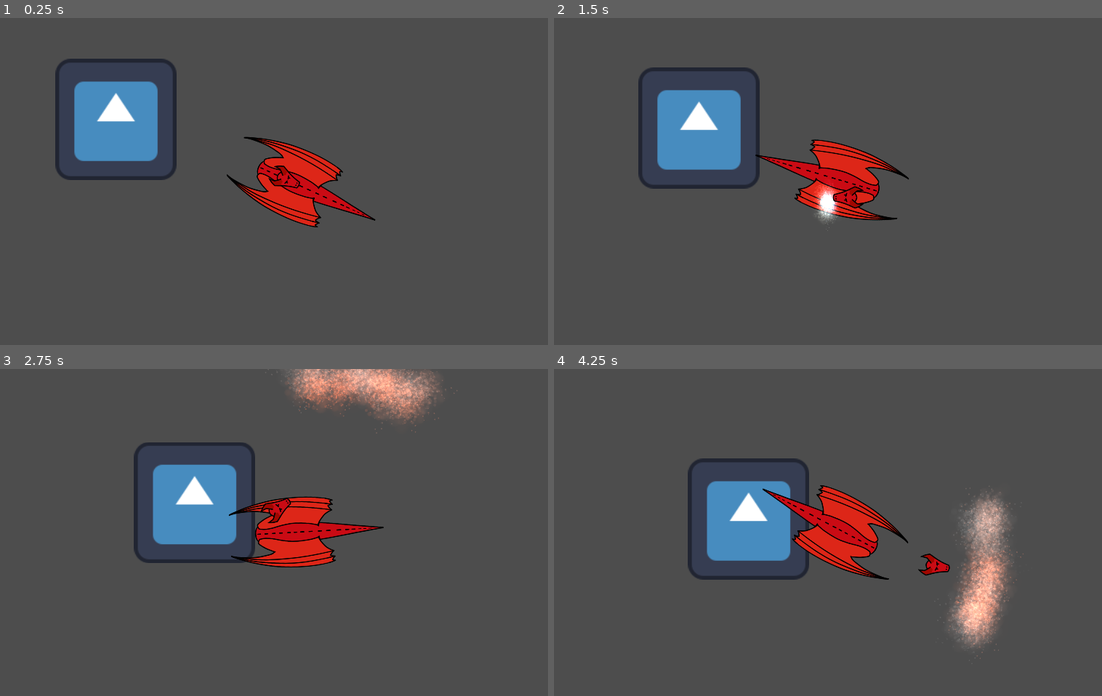
Above: before the commit, frames 1-4 (two rows, left to right).
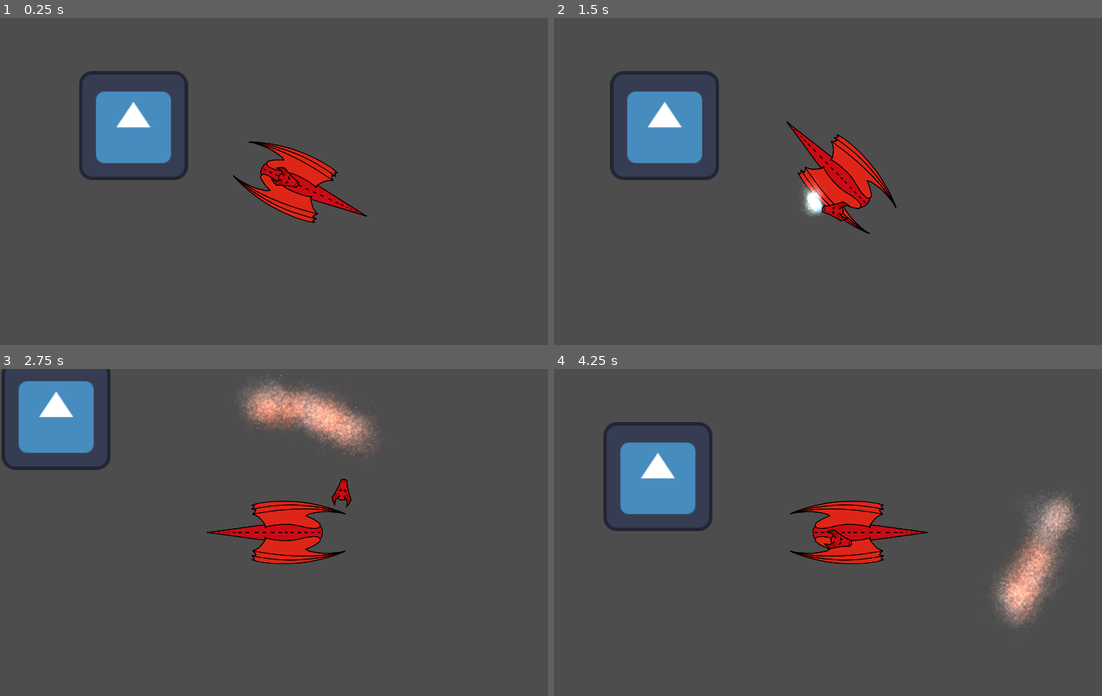
Above: after the commit, the same moments.

Repository: GiantBlargg/DragonHoard
Game: Godot game, scene res://Levels/Level.tscn
Same seed, same stepped clock (60 frames per second), same inputs: the game is played once before the commit and once after it. The engine's default icon, where the game draws it, is replaced by a stand-in: a white triangle on a blue panel in a dark square.
Inputs (mouse positions are in pixels of both pictures, inside the frame that each line leads up to):
- Up to frame 1 (0.25 s): no input
- Up to frame 2 (1.5 s): tap Enter at 0.5 s; move the mouse to (970, 165) at 0.52 s; hold D (Right) 0.53-1.28 s; click (970, 165) at 0.6 s; move the mouse to (729, 197) at 1.27 s; hold S (Down) from 1.28 s (still down); click (729, 197) at 1.35 s
- Up to frame 3 (2.75 s): move the mouse to (350, 460) at 2.02 s; release S (Down) at 2.03 s; hold D (Right) from 2.03 s (still down); click (350, 460) at 2.1 s
- Up to frame 4 (4.25 s): move the mouse to (817, 597) at 2.77 s; release D (Right) at 2.78 s; hold W (Up) 2.78-3.53 s; click (817, 597) at 2.85 s; move the mouse to (1019, 581) at 3.52 s; hold A (Left) from 3.53 s (still down); click (1019, 581) at 3.6 s

The runs differ from the first frame. In frame 1, 5.3% of the frame differs, in the area x 10-69%, y 12-64%; in frame 2, 7.9%; in frame 3, 16%; in frame 4, 17%, in the area x 9-97%, y 16-89%.

Commit message:
Tank and Arcade together at last

Diff:
--- a/Dragon/DragonBody.gd
+++ b/Dragon/DragonBody.gd
@@ -3,7 +3,6 @@
 @export var speed: float = 500
 @export var turn_speed:float = PI
 @export_range(0, 180, 0.1, "radians") var forward_limit: float = PI/4
-@export var tank_controls = true
 
 # Get the gravity from the project settings to be synced with RigidBody nodes.
 var gravity = ProjectSettings.get_setting("physics/2d/default_gravity")
@@ -12,30 +11,22 @@
 func _physics_process(delta):
 
 	var max_turn = turn_speed * delta
+	var turn: float = 0
+	var move: Vector2 = Vector2(0,0)
 
-	var in_direction = Vector2(Input.get_axis("Left", "Right"),Input.get_axis("Up", "Down"))
+	# Tank Controls
+	turn += Input.get_axis("Turn_Left","Turn_Right") * max_turn
+	move += transform.basis_xform(Vector2.DOWN) * Input.get_axis("Forward","Back") * speed
 
-	if tank_controls:
-		rotate(in_direction.x * max_turn)
+	# Arcade Controls
+	var input_direction = Vector2(Input.get_axis("Left", "Right"),Input.get_axis("Up", "Down")).limit_length()
+	if(input_direction.length_squared() > 0):
+		var target_rot: float = Vector2.UP.angle_to(input_direction)
+		turn += target_rot - rotation
+		turn = fposmod(turn + PI, 2*PI)-PI
+		if(abs(turn)-max_turn < forward_limit):
+			move += input_direction
 
-		velocity = transform.basis_xform(Vector2.DOWN)*in_direction.y*speed
-
-	else:
-		var direction = in_direction.limit_length()
-
-		var moving = false
-
-		if(direction.length_squared() > 0):
-			var target_rot: float = Vector2.UP.angle_to(direction)
-			var turn: float = target_rot - rotation
-			turn = fposmod(turn + PI, 2*PI)-PI
-			rotate(clampf(turn,-max_turn,max_turn))
-			if(abs(turn)-max_turn < forward_limit):
-				moving = true
-
-		if moving:
-			velocity = direction * speed
-		else:
-			velocity = Vector2(0,0)
-
+	rotate(clampf(turn,-max_turn,max_turn))
+	velocity = move.limit_length() * speed
 	move_and_slide()
--- a/project.godot
+++ b/project.godot
@@ -17,10 +17,11 @@
 
 [display]
 
-window/size/viewport_width=1920
-window/size/viewport_height=1080
+window/size/viewport_width=1280
+window/size/viewport_height=720
 window/stretch/mode="canvas_items"
 window/stretch/aspect="expand"
+window/stretch/scale=0.6
 
 [input]
 
@@ -52,6 +53,7 @@
 "deadzone": 0.5,
 "events": [Object(InputEventKey,"resource_local_to_scene":false,"resource_name":"","device":-1,"window_id":0,"alt_pressed":false,"shift_pressed":false,"ctrl_pressed":false,"meta_pressed":false,"pressed":false,"keycode":0,"physical_keycode":69,"key_label":0,"unicode":101,"echo":false,"script":null)
 , Object(InputEventJoypadMotion,"resource_local_to_scene":false,"resource_name":"","device":-1,"axis":4,"axis_value":1.0,"script":null)
+, Object(InputEventKey,"resource_local_to_scene":false,"resource_name":"","device":-1,"window_id":0,"alt_pressed":false,"shift_pressed":false,"ctrl_pressed":false,"meta_pressed":false,"pressed":false,"keycode":0,"physical_keycode":89,"key_label":0,"unicode":121,"echo":false,"script":null)
 ]
 }
 Fire={
@@ -60,3 +62,23 @@
 , Object(InputEventJoypadMotion,"resource_local_to_scene":false,"resource_name":"","device":-1,"axis":5,"axis_value":1.0,"script":null)
 ]
 }
+Forward={
+"deadzone": 0.1,
+"events": [Object(InputEventKey,"resource_local_to_scene":false,"resource_name":"","device":-1,"window_id":0,"alt_pressed":false,"shift_pressed":false,"ctrl_pressed":false,"meta_pressed":false,"pressed":false,"keycode":0,"physical_keycode":84,"key_label":0,"unicode":116,"echo":false,"script":null)
+]
+}
+Back={
+"deadzone": 0.1,
+"events": [Object(InputEventKey,"resource_local_to_scene":false,"resource_name":"","device":-1,"window_id":0,"alt_pressed":false,"shift_pressed":false,"ctrl_pressed":false,"meta_pressed":false,"pressed":false,"keycode":0,"physical_keycode":71,"key_label":0,"unicode":103,"echo":false,"script":null)
+]
+}
+Turn_Left={
+"deadzone": 0.1,
+"events": [Object(InputEventKey,"resource_local_to_scene":false,"resource_name":"","device":-1,"window_id":0,"alt_pressed":false,"shift_pressed":false,"ctrl_pressed":false,"meta_pressed":false,"pressed":false,"keycode":0,"physical_keycode":70,"key_label":0,"unicode":102,"echo":false,"script":null)
+]
+}
+Turn_Right={
+"deadzone": 0.1,
+"events": [Object(InputEventKey,"resource_local_to_scene":false,"resource_name":"","device":-1,"window_id":0,"alt_pressed":false,"shift_pressed":false,"ctrl_pressed":false,"meta_pressed":false,"pressed":false,"keycode":0,"physical_keycode":72,"key_label":0,"unicode":104,"echo":false,"script":null)
+]
+}
